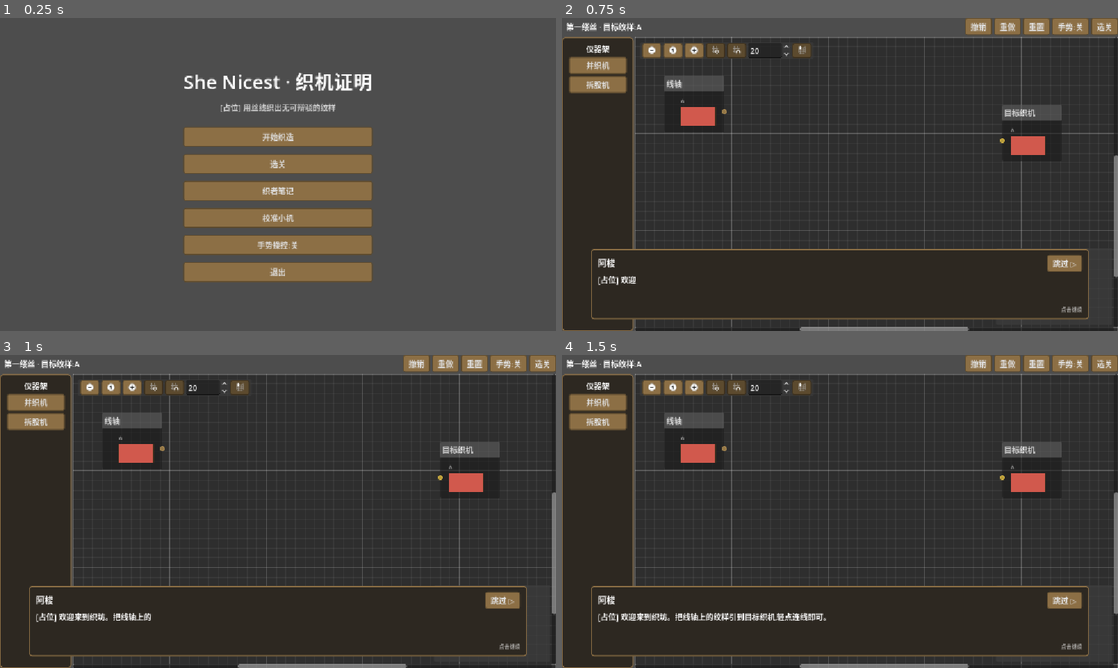
Above: before the commit, frames 1-4 (two rows, left to right).
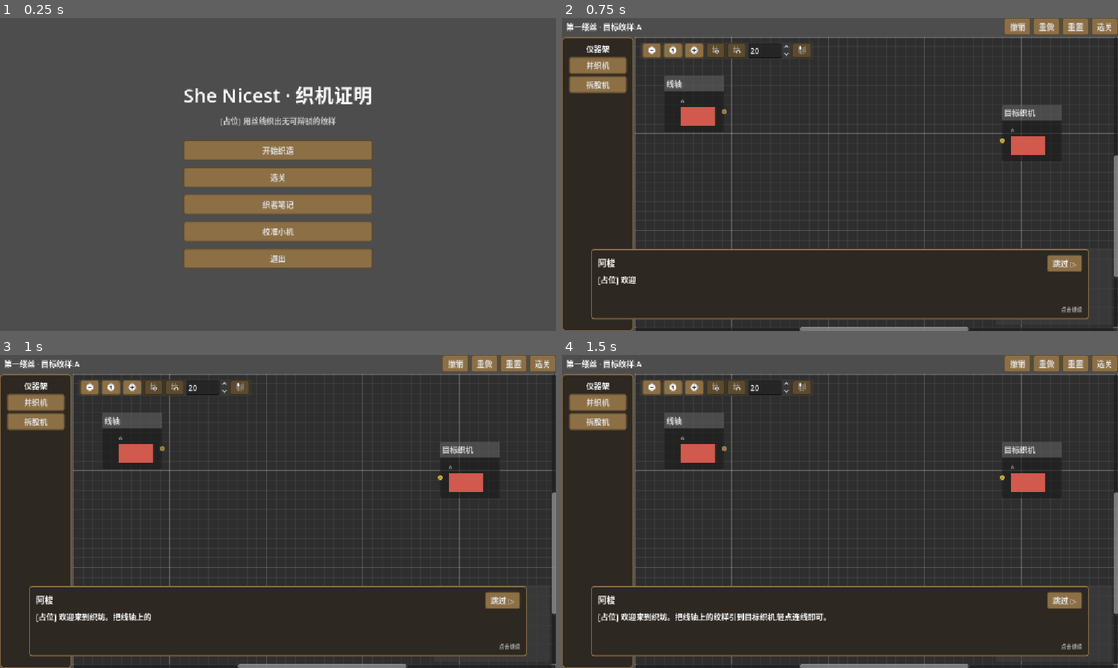
Above: after the commit, the same moments.

Repository: yiyuanli939/she-nicest-weave-the-truth
Game: Godot game, scene res://ui/main_menu.tscn
Two runs of this game, one before a commit and one after it. Both use one fixed random seed, a clock stepped at 60 frames per second and the inputs below.
Inputs:
- Up to frame 1 (0.25 s): no input
- Up to frame 2 (0.75 s): click "开始织造" at 0.5 s
- Up to frame 3 (1 s): no input
- Up to frame 4 (1.5 s): click "撤销" at 1.25 s

The runs differ from the first frame. In frame 1, 14% of the frame differs, in the area x 33-67%, y 17-85%; in frame 2, 0.7%; in frame 3, 0.7%; in frame 4, 0.7%.

Commit message:
按用户要求移除全部手势遥操模块(teleop/gesture_input/开关UI/桥接路由回退/文档);53/53 + 机器人链路回归绿
Co-Authored-By: Claude Fable 5 <noreply@anthropic.com>
Claude-Session: https://claude.ai/code/session_01Mhexr4jc4UaYMkvFCfkY7v

Diff:
--- a/game/gesture_input.gd
+++ /dev/null
@@ -1,118 +0,0 @@
-class_name GestureInput
-extends CanvasLayer
-## 手势 → 虚拟光标层(由 Robot autoload 持有,全场景生效)。
-## 吃 teleop 手部包:移动=合成 InputEventMouseMotion,捏合=左键按下/抬起,握拳=右键。
-## 走 Input.parse_input_event 注入,现有全部 UI(GraphEdit/按钮/编辑器)免改可用。
-
-const MARGIN := 0.08          # 画面边缘留白映射,手不用伸到摄像头边角
-const SMOOTH := 0.45          # EMA 系数(包到达时应用,~20Hz)
-const HIDE_AFTER_MS := 600    # 无手多久后隐藏光标并松开按键
-
-var clicks := 0               # 调试/冒烟计数:注入过多少次左键按下
-
-var _cursor: Control
-var _pos := Vector2.ZERO
-var _seen := false
-var _seen_at := 0
-var _pinch := false
-var _fist := false
-
-
-func _ready() -> void:
-	layer = 100
-	_cursor = _HandCursor.new()
-	_cursor.mouse_filter = Control.MOUSE_FILTER_IGNORE
-	_cursor.visible = false
-	add_child(_cursor)
-
-
-func on_hand(d: Dictionary) -> void:
-	if not d.get("seen", false):
-		_seen = false
-		return
-	var vp := _cursor.get_viewport_rect().size
-	var nx: float = clampf((float(d.get("x", 0.5)) - MARGIN) / (1.0 - 2 * MARGIN), 0.0, 1.0)
-	var ny: float = clampf((float(d.get("y", 0.5)) - MARGIN) / (1.0 - 2 * MARGIN), 0.0, 1.0)
-	var target := Vector2(nx * vp.x, ny * vp.y)
-	if not _seen:
-		_pos = target   # 手重新出现:跳过去,别从旧位置飘
-	_seen = true
-	_seen_at = Time.get_ticks_msec()
-	var old := _pos
-	_pos = _pos.lerp(target, SMOOTH)
-	_cursor.visible = true
-	_cursor.position = _pos - _cursor.size * 0.5
-
-	var motion := InputEventMouseMotion.new()
-	motion.position = _pos
-	motion.global_position = _pos
-	motion.relative = _pos - old
-	Input.parse_input_event(motion)
-
-	_edge(bool(d.get("pinch", false)), MOUSE_BUTTON_LEFT)
-	_edge_fist(bool(d.get("fist", false)))
-	_cursor.set_state(_pinch, _fist)
-
-
-func _edge(now_pressed: bool, _btn: int) -> void:
-	if now_pressed == _pinch:
-		return
-	_pinch = now_pressed
-	if now_pressed:
-		clicks += 1
-	_send_button(MOUSE_BUTTON_LEFT, now_pressed)
-
-
-func _edge_fist(now_fist: bool) -> void:
-	if now_fist == _fist:
-		return
-	_fist = now_fist
-	_send_button(MOUSE_BUTTON_RIGHT, now_fist)
-
-
-func _send_button(btn: int, pressed: bool) -> void:
-	var ev := InputEventMouseButton.new()
-	ev.button_index = btn
-	ev.pressed = pressed
-	ev.position = _pos
-	ev.global_position = _pos
-	Input.parse_input_event(ev)
-
-
-func _process(_delta: float) -> void:
-	# 超时没有"看到手"的包(手离开或 teleop 进程已停)→ 收光标
-	if _cursor.visible and Time.get_ticks_msec() - _seen_at > HIDE_AFTER_MS:
-		# 手离开:先松开一切按住的键,避免"幽灵拖拽"
-		if _pinch:
-			_pinch = false
-			_send_button(MOUSE_BUTTON_LEFT, false)
-		if _fist:
-			_fist = false
-			_send_button(MOUSE_BUTTON_RIGHT, false)
-		_cursor.visible = false
-
-
-## 手形光标:圆环,捏合实心变金,握拳变红
-class _HandCursor:
-	extends Control
-	var _pinch := false
-	var _fist := false
-
-	func _init() -> void:
-		size = Vector2(36, 36)
-
-	func set_state(p: bool, f: bool) -> void:
-		if p != _pinch or f != _fist:
-			_pinch = p
-			_fist = f
-			queue_redraw()
-
-	func _draw() -> void:
-		var c := size * 0.5
-		var col := Color(0.9, 0.76, 0.28) if _pinch else \
-				(Color(0.85, 0.3, 0.25) if _fist else Color(0.95, 0.92, 0.85))
-		draw_arc(c, 13.0, 0, TAU, 32, col, 3.0, true)
-		if _pinch:
-			draw_circle(c, 7.0, col)
-		else:
-			draw_circle(c, 2.5, col)
--- a/game/robot_link.gd
+++ b/game/robot_link.gd
@@ -11,10 +11,6 @@
 
 ## 机器人上行事件(pong / button / cal_done / cal_timeout / err),已解析为 Dictionary
 signal robot_event(data: Dictionary)
-## 手势遥操手部数据({seen,x,y,pinch,fist,gesture}),20Hz
-signal teleop_hand(data: Dictionary)
-## 遥操进程开/关状态变化
-signal teleop_state_changed(on: bool)
 
 var _ws := WebSocketPeer.new()
 var _state := WebSocketPeer.STATE_CLOSED
@@ -26,21 +22,9 @@
 var _pan := 90
 var _tilt := 90
 
-## 手势虚拟光标层(全场景生效)
-var gesture: GestureInput
-var _teleop_pid := -1
-
 
 func _ready() -> void:
-	gesture = GestureInput.new()
-	add_child(gesture)
-	teleop_hand.connect(gesture.on_hand)
 	_connect()
-
-
-func _notification(what: int) -> void:
-	if what == NOTIFICATION_WM_CLOSE_REQUEST or what == NOTIFICATION_EXIT_TREE:
-		teleop_stop()
 
 
 func _connect() -> void:
@@ -60,10 +44,7 @@
 			var msg := _ws.get_packet().get_string_from_utf8()
 			var parsed: Variant = JSON.parse_string(msg)
 			if parsed is Dictionary:
-				if parsed.has("teleop"):
-					teleop_hand.emit(parsed.teleop)
-				else:
-					robot_event.emit(parsed)
+				robot_event.emit(parsed)
 	elif s == WebSocketPeer.STATE_CLOSED:
 		if connected:
 			print("[Robot] 桥接断开,静默重试")
@@ -141,32 +122,3 @@
 
 func save_look_here() -> void:
 	send({cmd = "cal_set"})
-
-
-# ---- 手势遥操进程(可开关;见 docs/ROBOT_API.md) ----
-
-func teleop_running() -> bool:
-	return _teleop_pid > 0 and OS.is_process_running(_teleop_pid)
-
-
-func teleop_start(extra_args: PackedStringArray = []) -> bool:
-	if teleop_running():
-		return true
-	# mediapipe 在 mac 上要 py3.12 专用 venv(.venv-teleop);没有则退回通用 .venv
-	var py := ProjectSettings.globalize_path("res://hardware/.venv-teleop/bin/python")
-	if not FileAccess.file_exists(py):
-		py = ProjectSettings.globalize_path("res://hardware/.venv/bin/python")
-	var script := ProjectSettings.globalize_path("res://hardware/teleop/teleop.py")
-	var args := PackedStringArray([script])
-	args.append_array(extra_args)
-	_teleop_pid = OS.create_process(py, args)
-	var ok := teleop_running()
-	teleop_state_changed.emit(ok)
-	return ok
-
-
-func teleop_stop() -> void:
-	if _teleop_pid > 0 and OS.is_process_running(_teleop_pid):
-		OS.kill(_teleop_pid)
-	_teleop_pid = -1
-	teleop_state_changed.emit(false)
--- a/tests/teleop_smoke.gd
+++ /dev/null
@@ -1,76 +0,0 @@
-extends SceneTree
-## 手势遥操整合冒烟(需桥接在跑;teleop 用 --test 合成手,无需摄像头):
-##   godot --path . --script res://tests/teleop_smoke.gd
-## 断言:teleop_hand 包到达 → 光标显示且移动 → 合成捏合注入左键(全屏探针接到点击)
-##       → teleop_stop 后进程退出、光标随手消失。退出码 = 失败数。
-
-var _fails := 0
-
-
-func _check(cond: bool, msg: String) -> void:
-	if cond:
-		print("✓ ", msg)
-	else:
-		print("✗ ", msg)
-		_fails += 1
-
-
-func _wait(sec: float) -> void:
-	var end := Time.get_ticks_msec() + int(sec * 1000)
-	while Time.get_ticks_msec() < end:
-		await process_frame
-
-
-func _initialize() -> void:
-	_run()
-
-
-func _run() -> void:
-	await process_frame
-	await process_frame
-	var robot := root.get_node("Robot")
-	var deadline := Time.get_ticks_msec() + 5000
-	while not robot.connected and Time.get_ticks_msec() < deadline:
-		await process_frame
-	if not robot.connected:
-		print("✗ 连不上桥接(先 node hardware/bridge/bridge.js)")
-		quit(1)
-		return
-
-	# 全屏探针:证明合成鼠标事件真的抵达 UI 层
-	var probe := Button.new()
-	probe.flat = true
-	probe.modulate.a = 0.05
-	probe.set_anchors_preset(Control.PRESET_FULL_RECT)
-	var probe_clicks := [0]
-	probe.pressed.connect(func() -> void: probe_clicks[0] += 1)
-	root.add_child(probe)
-
-	var packets := [0]
-	robot.teleop_hand.connect(func(_d: Dictionary) -> void: packets[0] += 1)
-
-	_check(robot.teleop_start(["--test", "--duration", "11"]), "teleop --test 进程启动")
-	await _wait(2.0)
-	var cursor_shown: bool = robot.gesture._cursor.visible
-	var p1: Vector2 = robot.gesture._cursor.position
-	await _wait(4.5)
-	var p2: Vector2 = robot.gesture._cursor.position
-	_check(packets[0] > 40, "手部包持续到达(收到 %d)" % packets[0])
-	_check(cursor_shown and robot.gesture._cursor.visible, "虚拟光标显示")
-	_check(p1.distance_to(p2) > 30.0, "光标随合成手移动(位移 %.0f px)" % p1.distance_to(p2))
-	_check(robot.gesture.clicks >= 1, "捏合注入左键(%d 次)" % robot.gesture.clicks)
-	_check(probe_clicks[0] >= 1, "点击真实抵达 UI 控件(探针 %d 次)" % probe_clicks[0])
-
-	robot.teleop_stop()
-	await _wait(1.5)
-	_check(not robot.teleop_running(), "关闭后进程已退出")
-	var n0: int = packets[0]
-	await _wait(1.5)
-	_check(packets[0] == n0, "关闭后不再有手部包")
-	_check(not robot.gesture._cursor.visible, "光标已隐藏")
-
-	robot.send({cmd = "gimbal", pan = 90, tilt = 90})
-	print("TELEOP_SMOKE_FAILS=", _fails)
-	robot._ws.close()
-	await process_frame
-	quit(_fails)
--- a/ui/level_scene.gd
+++ b/ui/level_scene.gd
@@ -85,18 +85,6 @@
 		b.pressed.connect(pair[1])
 		hud.add_child(b)
 	if _game != null:
-		var robot := get_node("/root/Robot")
-		var tele := Button.new()
-		var sync_tele := func() -> void:
-			tele.text = "手势:开" if robot.teleop_running() else "手势:关"
-		tele.pressed.connect(func() -> void:
-			if robot.teleop_running():
-				robot.teleop_stop()
-			elif robot.connected:
-				robot.teleop_start())
-		robot.teleop_state_changed.connect(func(_on: bool) -> void: sync_tele.call())
-		sync_tele.call()
-		hud.add_child(tele)
 		_next_btn = Button.new()
 		_next_btn.text = "下一关 ▶"
 		_next_btn.visible = false
--- a/ui/main_menu.gd
+++ b/ui/main_menu.gd
@@ -34,21 +34,6 @@
 		_notebook_ui.open(game.notebook, game.save.notebook))
 	_add_btn(box, "校准小机", func() -> void:
 		_cal_ui.open(get_node("/root/Robot")))
-	var robot := get_node("/root/Robot")
-	var tele := Button.new()
-	tele.custom_minimum_size = Vector2(240, 42)
-	var sync_tele := func() -> void:
-		tele.text = "手势操控:开" if robot.teleop_running() else "手势操控:关"
-	tele.pressed.connect(func() -> void:
-		if robot.teleop_running():
-			robot.teleop_stop()
-		elif not robot.connected:
-			tele.text = "先启动桥接(hardware/bridge)"
-		else:
-			robot.teleop_start())
-	robot.teleop_state_changed.connect(func(_on: bool) -> void: sync_tele.call())
-	sync_tele.call()
-	box.add_child(tele)
 	_add_btn(box, "退出", func() -> void:
 		get_node("/root/Robot").cue("sleep")   # 小机道晚安
 		await get_tree().create_timer(0.2).timeout
Not shown, removed: game/gesture_input.gd.uid
Not shown, removed: tests/teleop_smoke.gd.uid
Not shown, changed: docs/CONTENT_INTERFACE.md
Not shown, changed: docs/ROBOT_API.md
Not shown, changed: hardware/.gitignore
Not shown, changed: hardware/bridge/bridge.js
Not shown, removed: hardware/teleop/teleop.py
